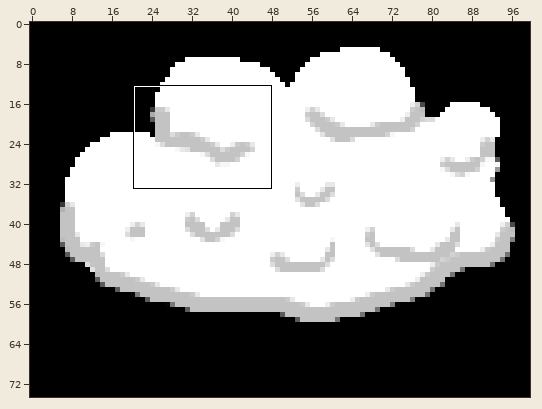
File history of a sprite sheet, cloud.png. The picture above shows the old version from afar; the outline marks the close-up.
Close-up. Before:
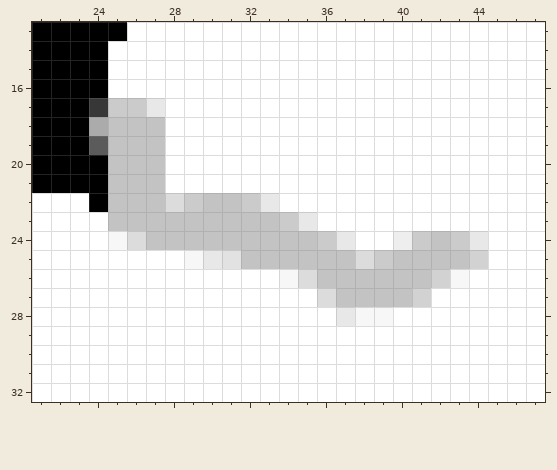
The file is 100x75 pixels. Colours within 5 levels of each other are drawn and written as one. Shown: x 21..47, y 13..32. The commit also changed other parts of the picture, which this record leaves out.
After the commit:
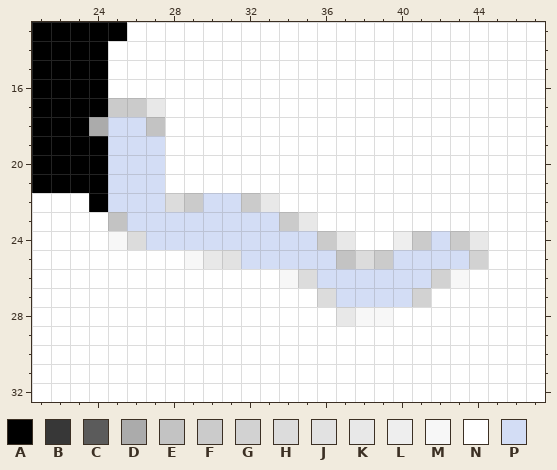
Palette (. is transparent): A #000000  B #373737  C #5b5b5b  D #ababab  E #c3c3c3  F #cbcbcb  G #d2d2d2  H #dcdcdc  J #e2e2e2  K #e8e8e8  L #eeeeee  M #f7f7f7  N #ffffff  P #d3ddf5
Change:
@@ x 21..47 @@
 16 AAAANNNNNNNNNNNNNNNNNNNNNNN
-17 AAABFFKNNNNNNNNNNNNNNNNNNNN
-18 AAADEEENNNNNNNNNNNNNNNNNNNN
-19 AAACEEENNNNNNNNNNNNNNNNNNNN
-20 AAAAEEENNNNNNNNNNNNNNNNNNNN
-21 AAAAEEENNNNNNNNNNNNNNNNNNNN
-22 NNNAEEEHFEEFKNNNNNNNNNNNNNN
-23 NNNNEEEEEEEEEFKNNNNNNNNNNNN
-24 NNNNMHEEEEEEEEEFKNNLFEFKNNN
-25 NNNNNNNNMKJEEEEEEHFEEEEGNNN
-26 NNNNNNNNNNNNNMHEEEEEEGMNNNN
-27 NNNNNNNNNNNNNNNHEEEEGNNNNNN
+17 AAAAFFKNNNNNNNNNNNNNNNNNNNN
+18 AAADPPENNNNNNNNNNNNNNNNNNNN
+19 AAAAPPPNNNNNNNNNNNNNNNNNNNN
+20 AAAAPPPNNNNNNNNNNNNNNNNNNNN
+21 AAAAPPPNNNNNNNNNNNNNNNNNNNN
+22 NNNAPPPHFPPFKNNNNNNNNNNNNNN
+23 NNNNEPPPPPPPPFKNNNNNNNNNNNN
+24 NNNNMHPPPPPPPPPFKNNLFPFKNNN
+25 NNNNNNNNMKJPPPPPEHFPPPPGNNN
+26 NNNNNNNNNNNNNMHPPPPPPGMNNNN
+27 NNNNNNNNNNNNNNNHPPPPGNNNNNN
 28 NNNNNNNNNNNNNNNNKMMNNNNNNNN
Changed places in both close-ups, as pixel boxes (x1, y1, x2, y2):
changed: (89, 98, 469, 307)
